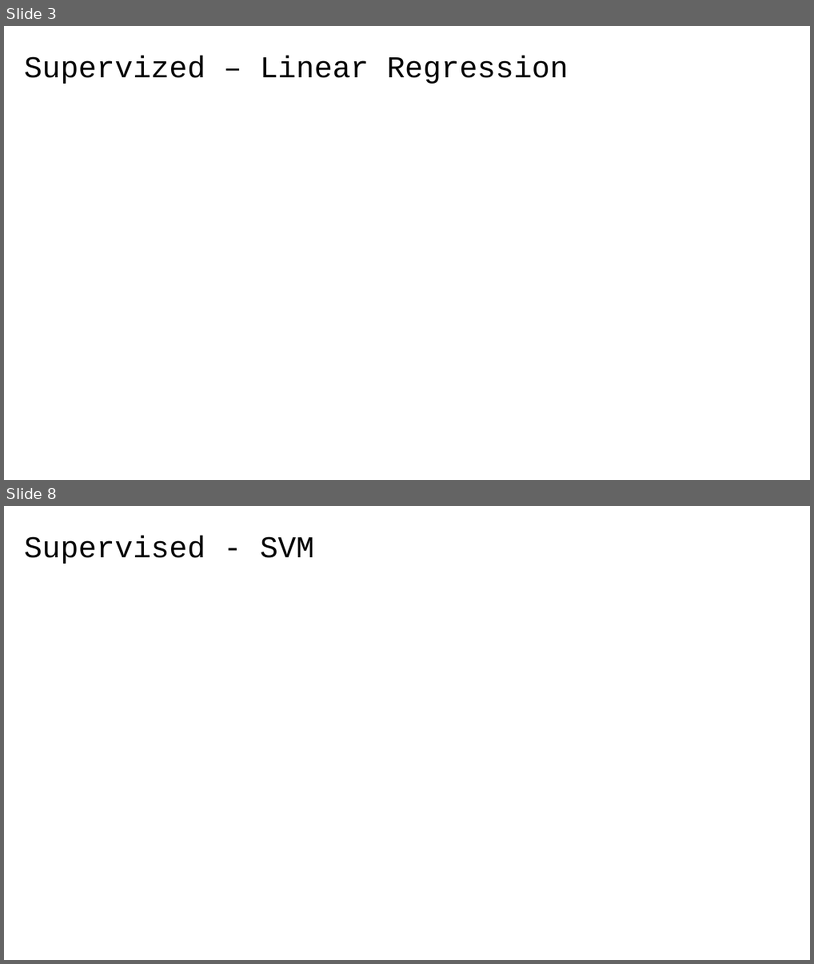
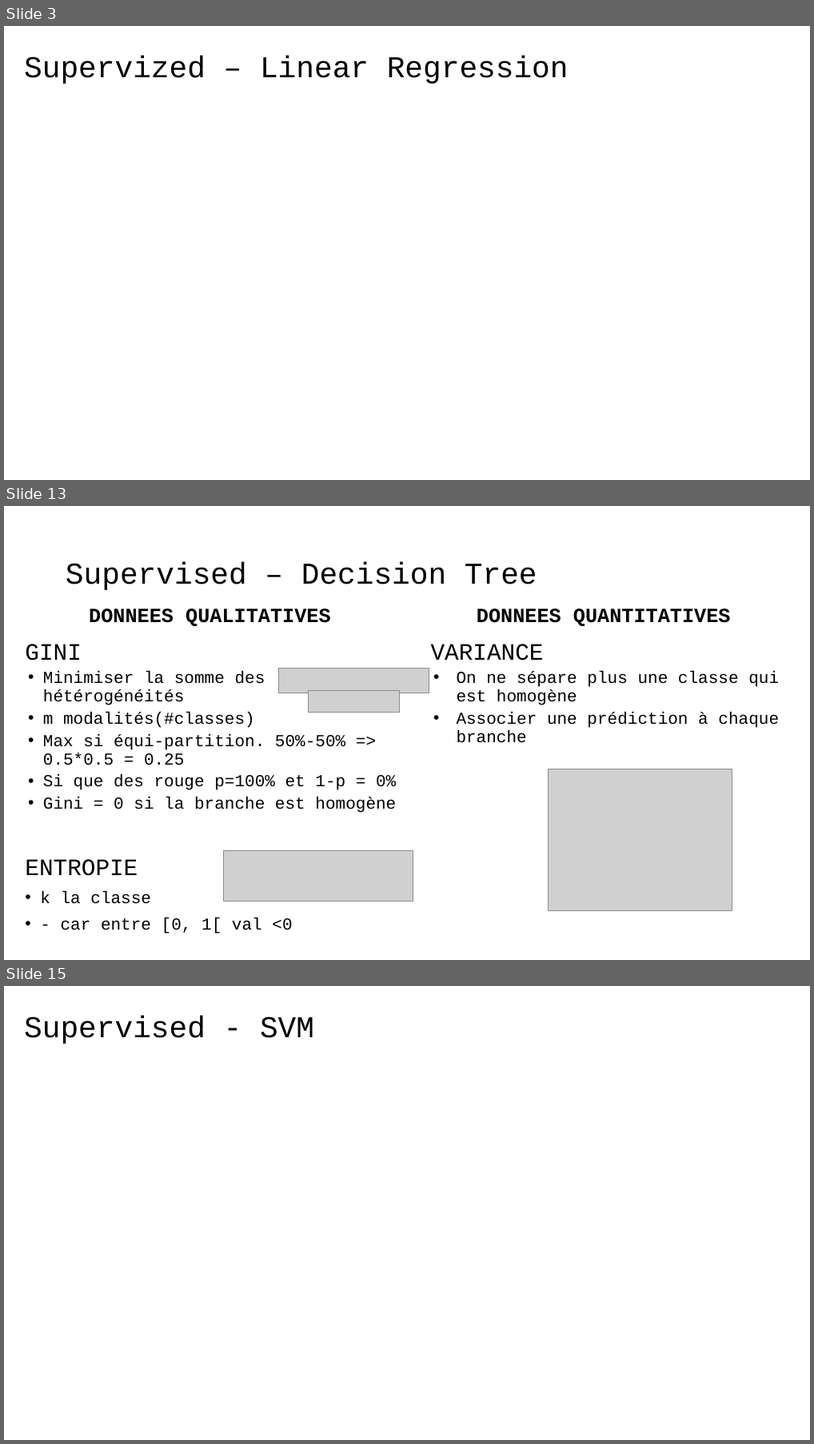
Before and after one commit to 40tude/fullstack_mars_2024_2, a slide deck: 12_assets/course_review.pptx. Shown one above the other, each under a label of ours: slides 3 and 8 before the commit, slides 3, 13 and 15 after it; the slides between them are not shown. The pictures are 814x964 and 814x1444 pixels, drawn with LibreOffice and Linux fonts; fonts in the diff are those of the drawing; grey boxes stand for pictures. Boxes give left, top, right and bottom in pixels: in the first picture for what was removed or moved away, otherwise in the second. Text is boxed around its words. In the diff, an @@ line names an element or a change of style, - is before the commit and + after.

```diff
--- a/12_assets/course_review.pptx
+++ b/12_assets/course_review.pptx
@@ slide 13 added at [4, 506, 810, 960], background #FFFFFF @@
@@ title added at [66, 562, 538, 590], 36 pt, text #000000 @@
+Supervised – Decision Tree
@@ text added at [89, 608, 331, 626], 24 pt, text #000000, bold @@
+DONNEES QUALITATIVES
@@ text added at [477, 608, 731, 626], 24 pt, text #000000, bold @@
+DONNEES QUANTITATIVES
@@ text added at [25, 644, 396, 933], 20 pt, text #000000 @@
+GINI
+  • Minimiser la somme des hétérogénéités
+  • m modalités(#classes)
+  • Max si équi-partition. 50%-50% => 0.5*0.5 = 0.25
+  • Si que des rouge p=100% et 1-p = 0%
+  • Gini = 0 si la branche est homogène
+ENTROPIE
+• k la classe
+• - car entre [0, 1[ val <0
@@ text added at [431, 644, 779, 743], 20 pt, text #000000 @@
+VARIANCE
+  • On ne sépare plus une classe qui est homogène
+  • Associer une prédiction à chaque branche
@@ picture added at [279, 668, 430, 693] @@
@@ picture added at [308, 690, 400, 712] @@
@@ picture added at [549, 769, 732, 911] @@
@@ picture added at [223, 850, 414, 900] @@
@@ what was slide 8 is now slide 15 @@
```
Also in this commit, not shown: 5 slides changed, 7 other slides added, 2 slides removed.
